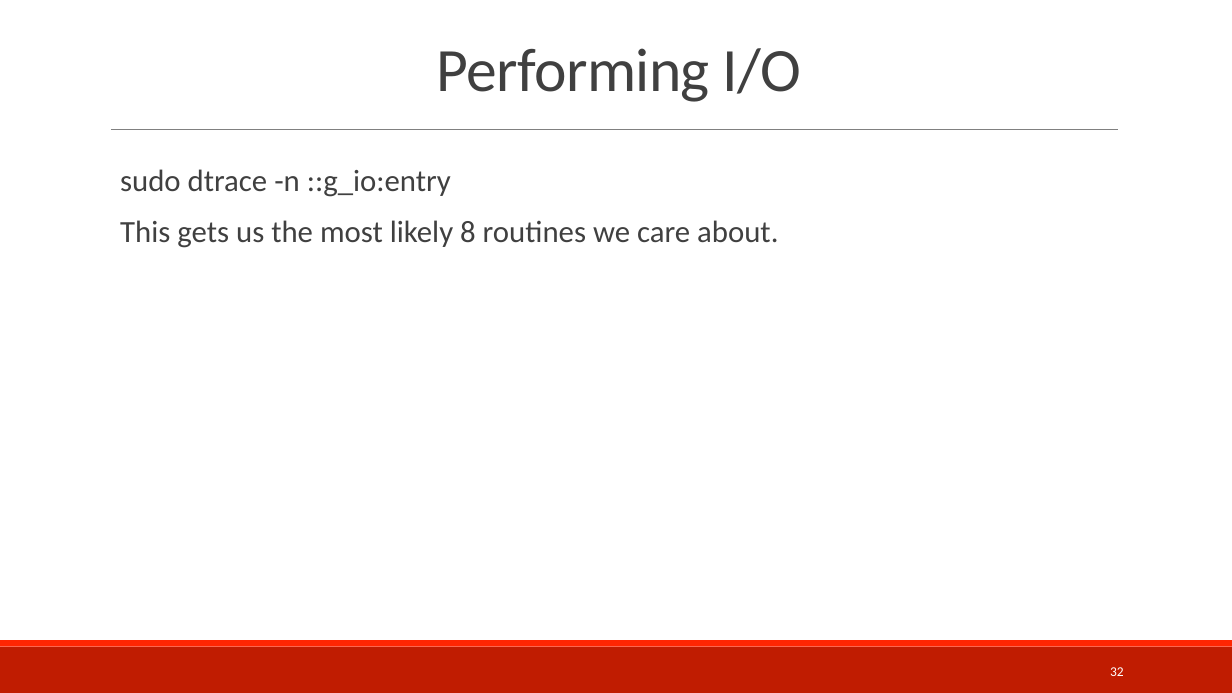
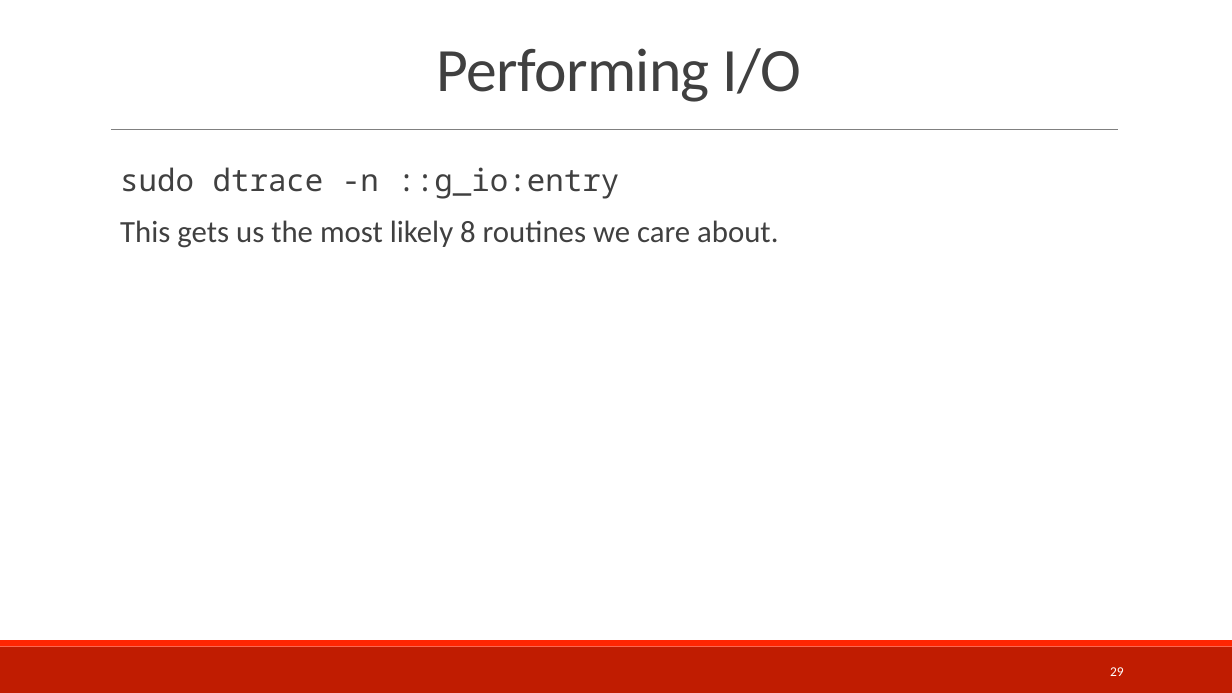
Before and after one commit to teachbsd/course, a slide deck: slide 29 of undergraduate/lectures/storage.pptx (slide 32 before the commit). Drawn at 1232x693 pixels with LibreOffice and Linux fonts; fonts in the diff are those of the drawing; background and template pictures are left out. Boxes give left, top, right and bottom in pixels: in the first picture for what was removed or moved away, otherwise in the second. Text is boxed around its words. In the diff, an @@ line names an element or a change of style, - is before the commit and + after.

```diff
--- a/undergraduate/lectures/storage.pptx
+++ b/undergraduate/lectures/storage.pptx
@@ text at (x1=120, y1=167, x2=619, y2=199): font Calibri to Noto Sans Mono in "sudo dtrace -n ::g_io:entry" @@
@@ page number at (x1=1110, y1=667, x2=1124, y2=676): text changed @@
-32
+29
```
Also in this commit, not shown: 4 other slides changed, 4 slides removed.
